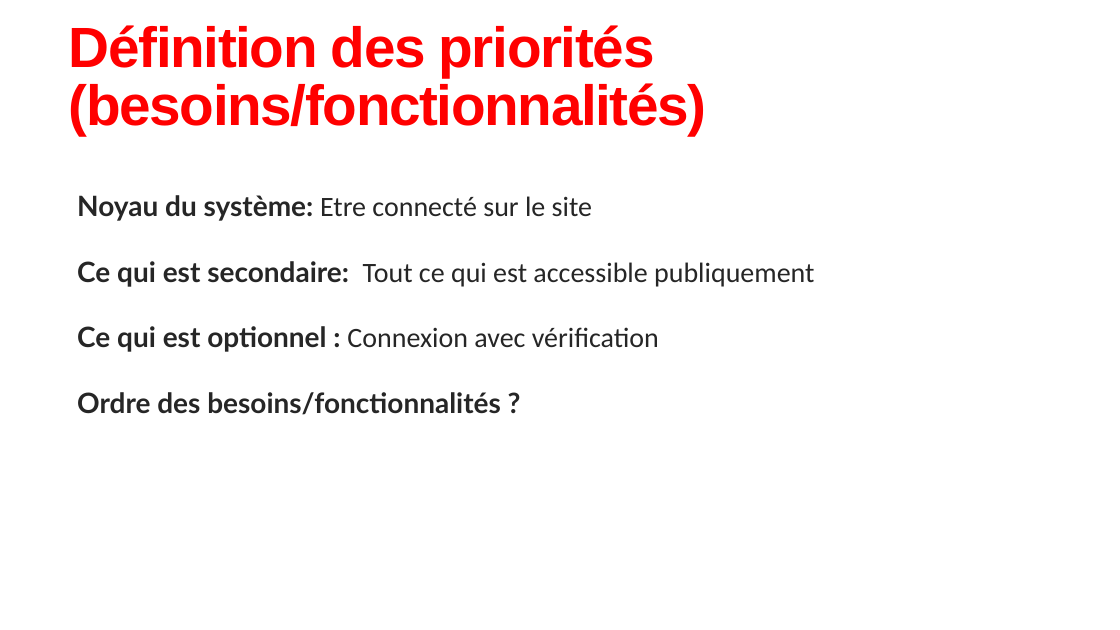
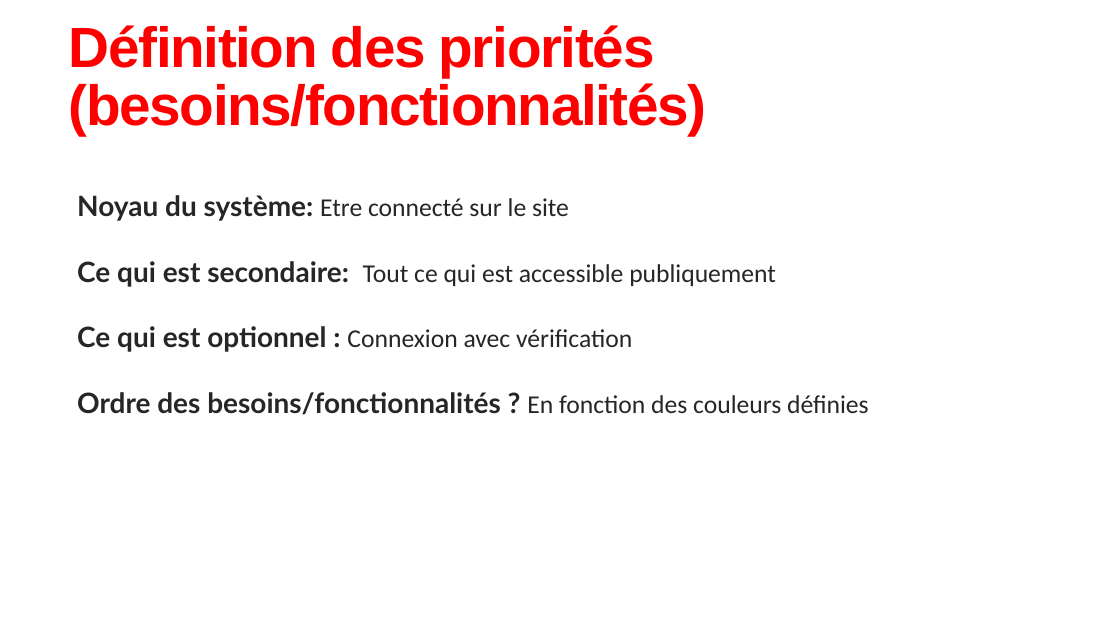
Before and after one commit to stevenfavre/Projet-sur-mandat---FC-Champel, a slide deck: slide 7 of Projet sur mandat - Analyase des besoins.pptx. Drawn at 1120x630 pixels with LibreOffice and Linux fonts; fonts in the diff are those of the drawing. Boxes give left, top, right and bottom in pixels: in the first picture for what was removed or moved away, otherwise in the second. Text is boxed around its words. In the diff, an @@ line names an element or a change of style, - is before the commit and + after.

Commit message:
Add files via upload
Support PowerPoint concernant notre Analyse des besoins

```diff
--- a/Projet sur mandat - Analyase des besoins.pptx
+++ b/Projet sur mandat - Analyase des besoins.pptx
@@ text at <box>77,195,776,352</box>: size 24 to 22 pt in "Etre connecté sur le site", "Tout ce qui est accessible publiquement", "Connexion avec vérification" @@
@@ text at <box>77,392,869,415</box>: text changed @@
-  Ordre des besoins/fonctionnalités ?
+  Ordre des besoins/fonctionnalités ? En fonction des couleurs définies
```
Also in this commit, not shown: 9 other slides changed.
